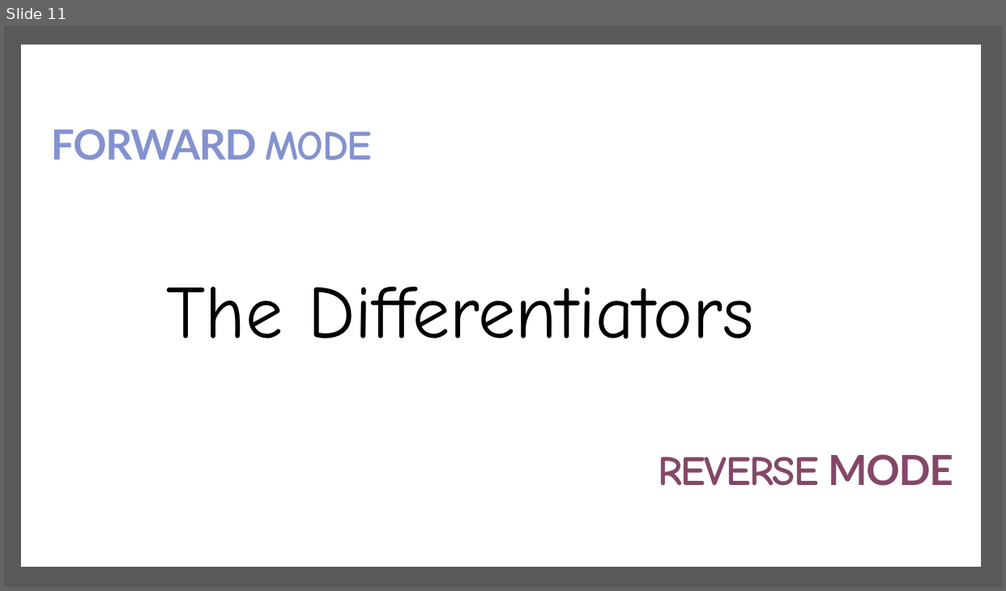
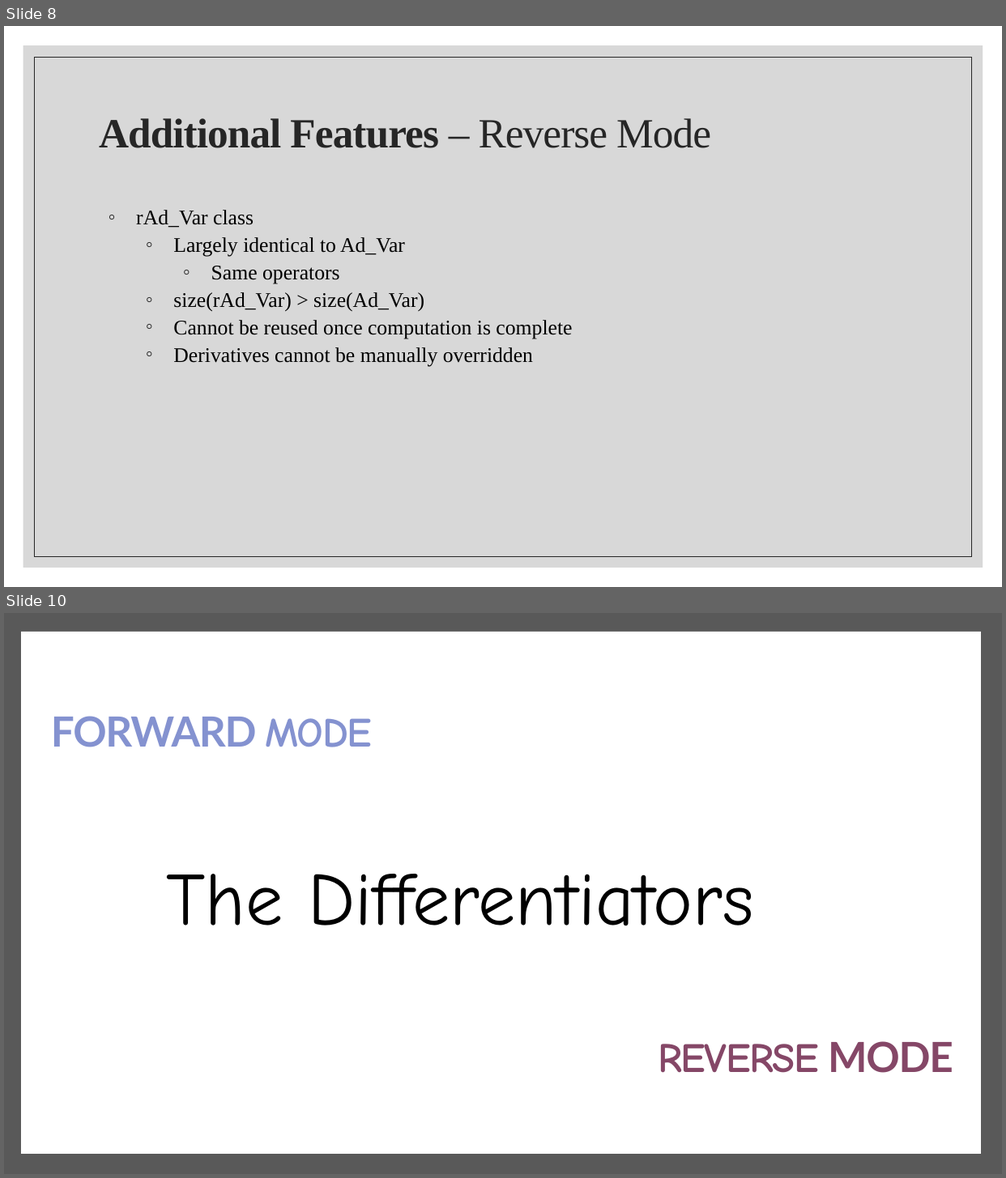
Before and after one commit to the-differentiators/cs207-FinalProject, a slide deck: docs/cs207-presentation.pptx. Shown one above the other, each under a label of ours: slide 11 before the commit, slides 8 and 10 after it; the slides between them are not shown. The pictures are 1006x591 and 1006x1178 pixels, drawn with LibreOffice and Linux fonts; fonts in the diff are those of the drawing; background and template pictures are left out. Boxes give left, top, right and bottom in pixels: in the first picture for what was removed or moved away, otherwise in the second. Text is boxed around its words. In the diff, an @@ line names an element or a change of style, - is before the commit and + after.

```diff
--- a/docs/cs207-presentation.pptx
+++ b/docs/cs207-presentation.pptx
@@ slide 8 added at <box>4,26,1002,587</box>, background #FFFFFF @@
@@ rectangle added at <box>23,45,983,568</box>, fill #BFBFBF at 60% opacity @@
@@ rectangle added at <box>35,57,972,557</box>, outline #262626 0.5 pt @@
@@ title added at <box>99,118,711,148</box>, 40 pt, text #262626, bold @@
+Additional Features – Reverse Mode
@@ text added at <box>136,210,572,366</box>, 20 pt, text #000000 @@
+◦ rAd_Var class
+  ◦ Largely identical to Ad_Var
+    ◦ Same operators
+  ◦ size(rAd_Var) > size(Ad_Var)
+  ◦ Cannot be reused once computation is complete
+  ◦ Derivatives cannot be manually overridden
@@ what was slide 11 is now slide 10 @@
```
Also in this commit, not shown: 3 slides changed, 5 other slides added, 7 slides removed, 3 other files.
